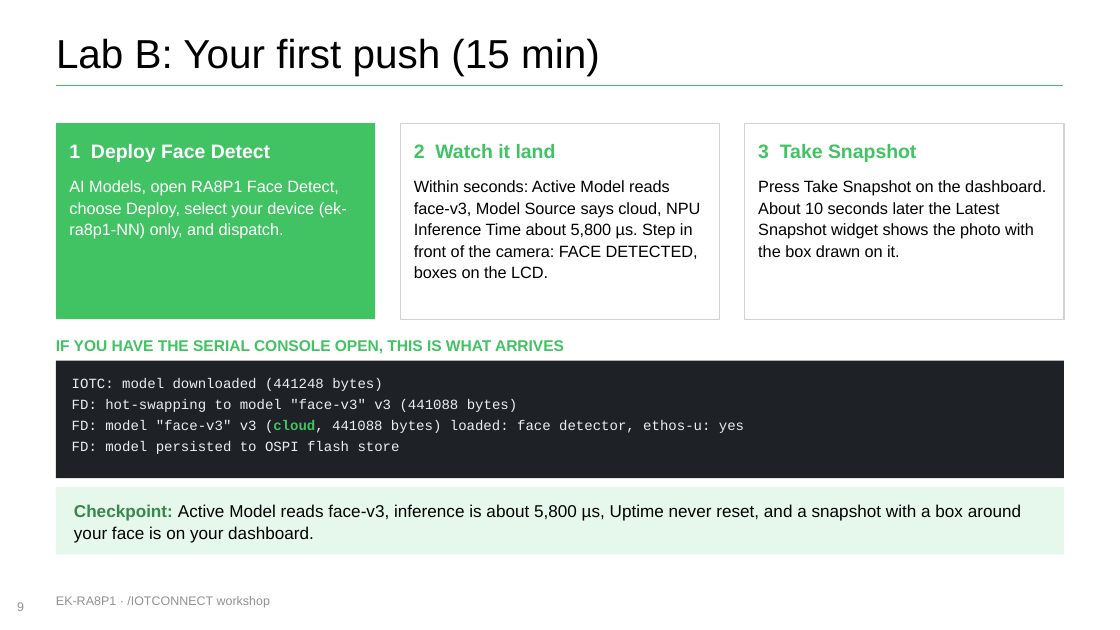
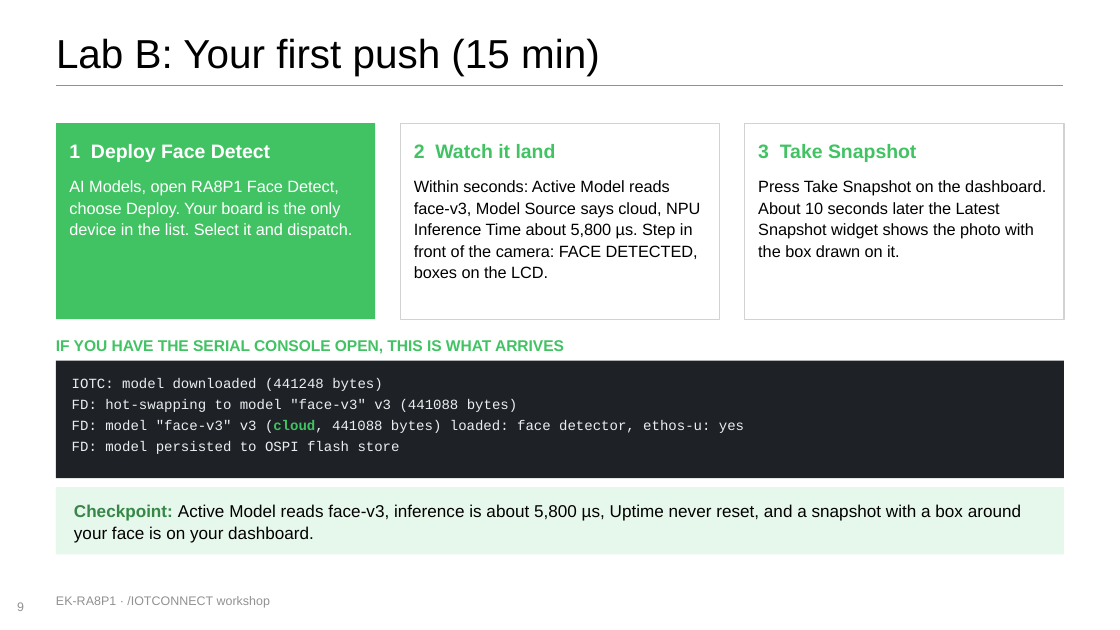
Before and after one commit to avnet-iotconnect/iotc-freertos-ek-ra8p1, a slide deck: slide 9 of docs/workshop/EK-RA8P1-workshop-deck-1-hour.pptx. Drawn at 1120x630 pixels with LibreOffice and Linux fonts; fonts in the diff are those of the drawing; background and template pictures are left out. Boxes give left, top, right and bottom in pixels: in the first picture for what was removed or moved away, otherwise in the second. Text is boxed around its words. In the diff, an @@ line names an element or a change of style, - is before the commit and + after.

```diff
--- a/docs/workshop/EK-RA8P1-workshop-deck-1-hour.pptx
+++ b/docs/workshop/EK-RA8P1-workshop-deck-1-hour.pptx
@@ text at [69,180,352,239]: text changed @@
-AI Models, open RA8P1 Face Detect, choose Deploy, select your device (ek-ra8p1-NN) only, and dispatch.
+AI Models, open RA8P1 Face Detect, choose Deploy. Your board is the only device in the list. Select it and dispatch.
```
Also in this commit, not shown: 3 other slides changed, 5 other files.
